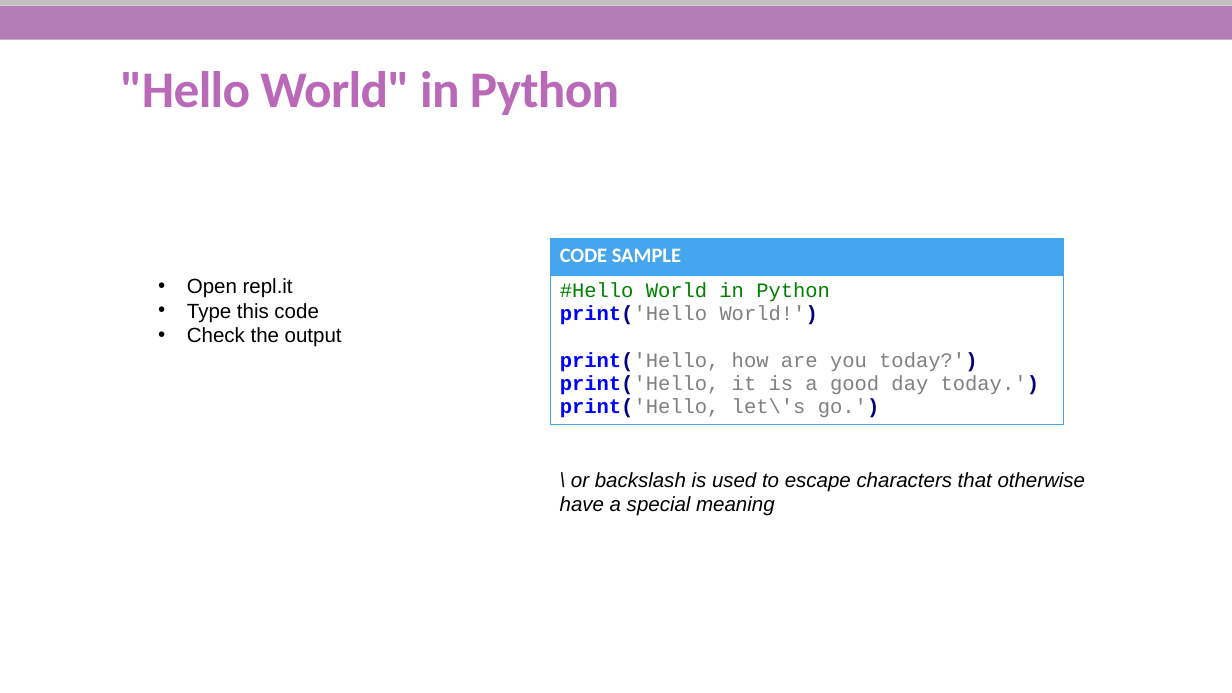
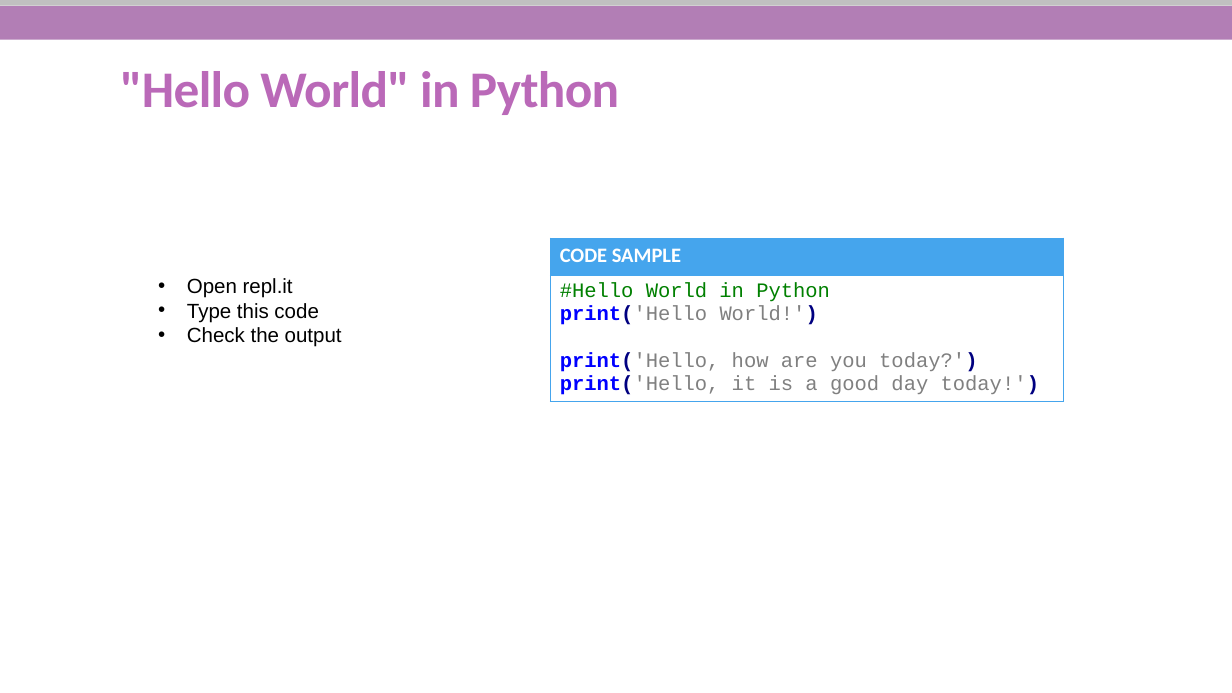
Before and after one commit to She-Codes-Now/Intro-to-Python, a slide deck: slide 10 of Python-SheCodesNow_updated.pptx. Drawn at 1232x693 pixels with LibreOffice and Linux fonts; fonts in the diff are those of the drawing; background and template pictures are left out. Boxes give left, top, right and bottom in pixels: in the first picture for what was removed or moved away, otherwise in the second. Text is boxed around its words. In the diff, an @@ line names an element or a change of style, - is before the commit and + after.

```diff
--- a/Python-SheCodesNow_updated.pptx
+++ b/Python-SheCodesNow_updated.pptx
@@ table at (x1=551, y1=238, x2=1064, y2=409) @@
-row 2, column 1: #Hello World in Python / print('Hello World!') / print('Hello, how are you today?') / print('Hello, it is a good day today.') / print('Hello, let\'s go.')
+row 2, column 1: #Hello World in Python / print('Hello World!') / print('Hello, how are you today?') / print('Hello, it is a good day today!')
@@ text removed at (x1=560, y1=472, x2=1086, y2=516) @@
-\ or backslash is used to escape characters that otherwise
-have a special meaning
```
Also in this commit, not shown: 12 other slides changed, 3 slides added, 12 slides removed.
